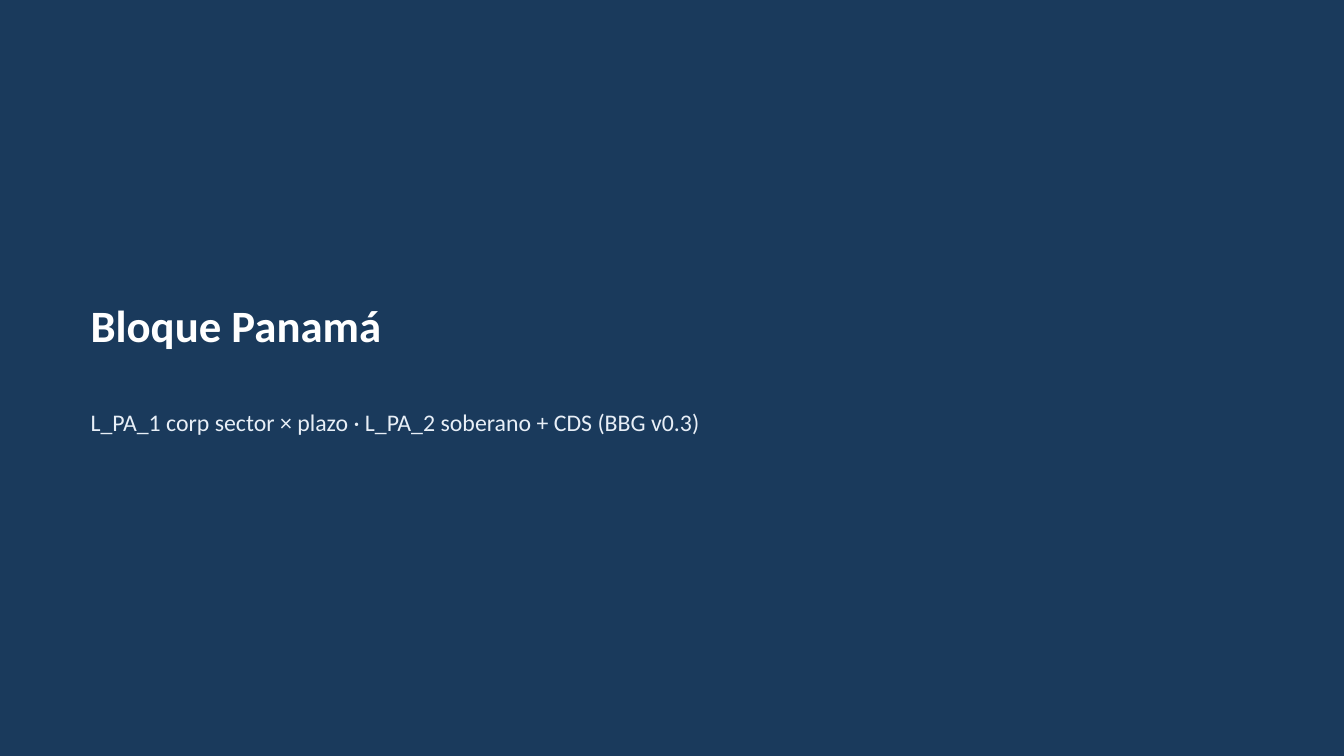
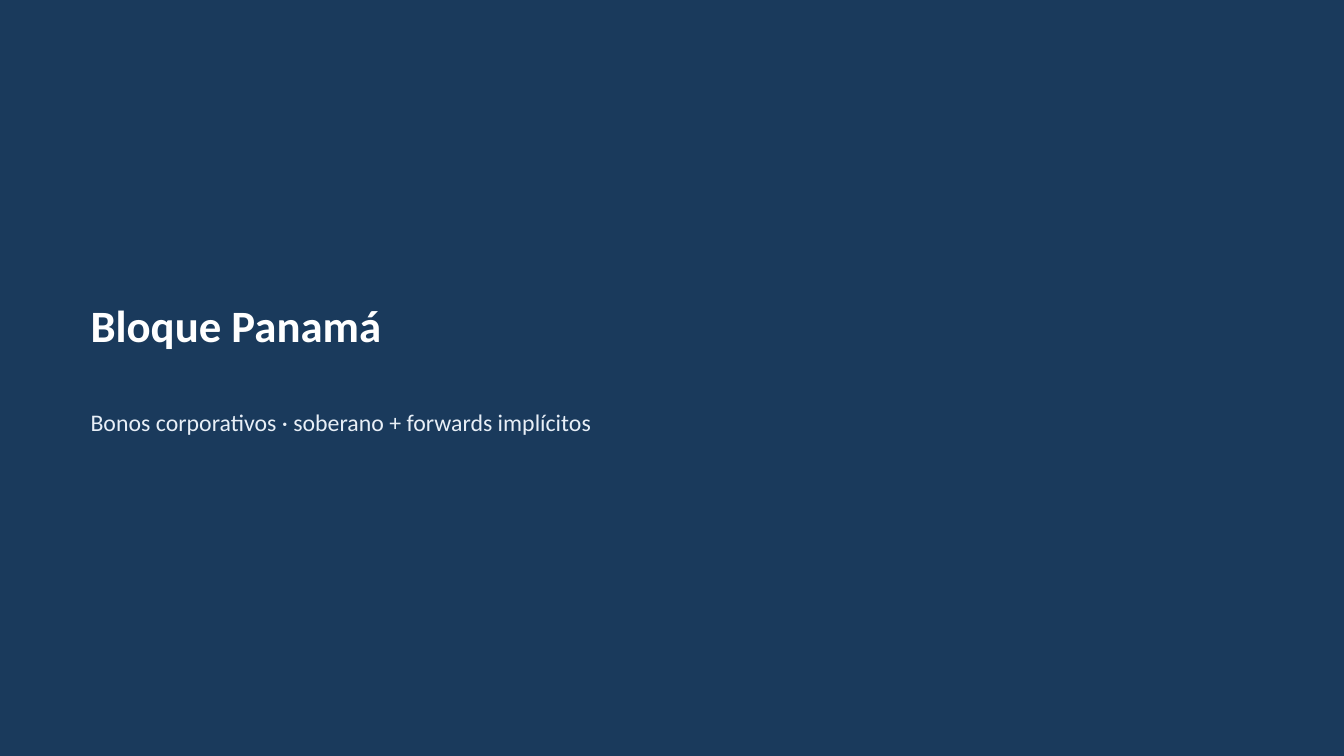
Before and after one commit to andresborrerom/credito_Panama, a slide deck: slide 10 of docs/informativa/outputs/2026-05-30/deck_informativa_2026-05-30.pptx. Drawn at 1344x756 pixels with LibreOffice and Linux fonts; fonts in the diff are those of the drawing. Boxes give left, top, right and bottom in pixels: in the first picture for what was removed or moved away, otherwise in the second. Text is boxed around its words. In the diff, an @@ line names an element or a change of style, - is before the commit and + after.

```diff
--- a/docs/informativa/outputs/2026-05-30/deck_informativa_2026-05-30.pptx
+++ b/docs/informativa/outputs/2026-05-30/deck_informativa_2026-05-30.pptx
@@ text at bbox=[91, 414, 591, 435]: text changed @@
-L_PA_1 corp sector × plazo · L_PA_2 soberano + CDS (BBG v0.3)
+Bonos corporativos · soberano + forwards implícitos
```
Also in this commit, not shown: 1 slide added, 1 slide removed, 5 other files.
